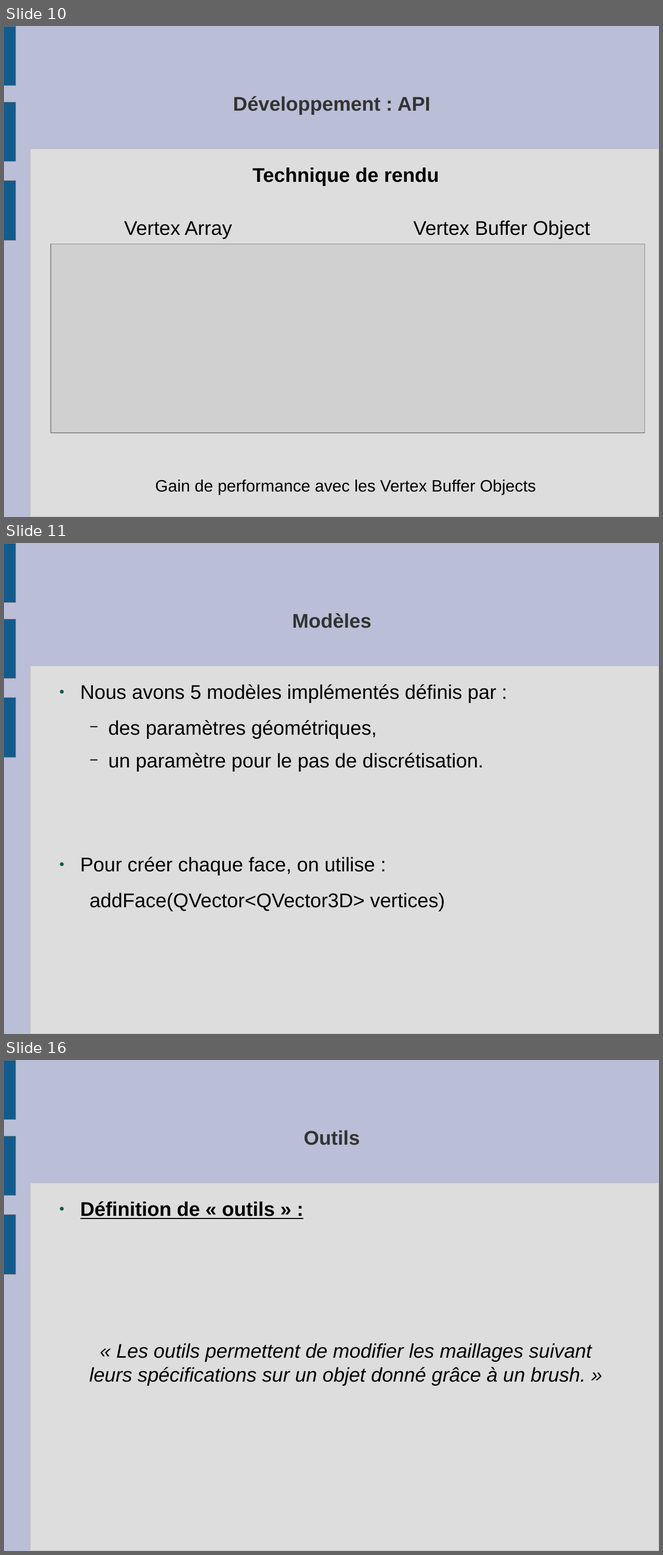
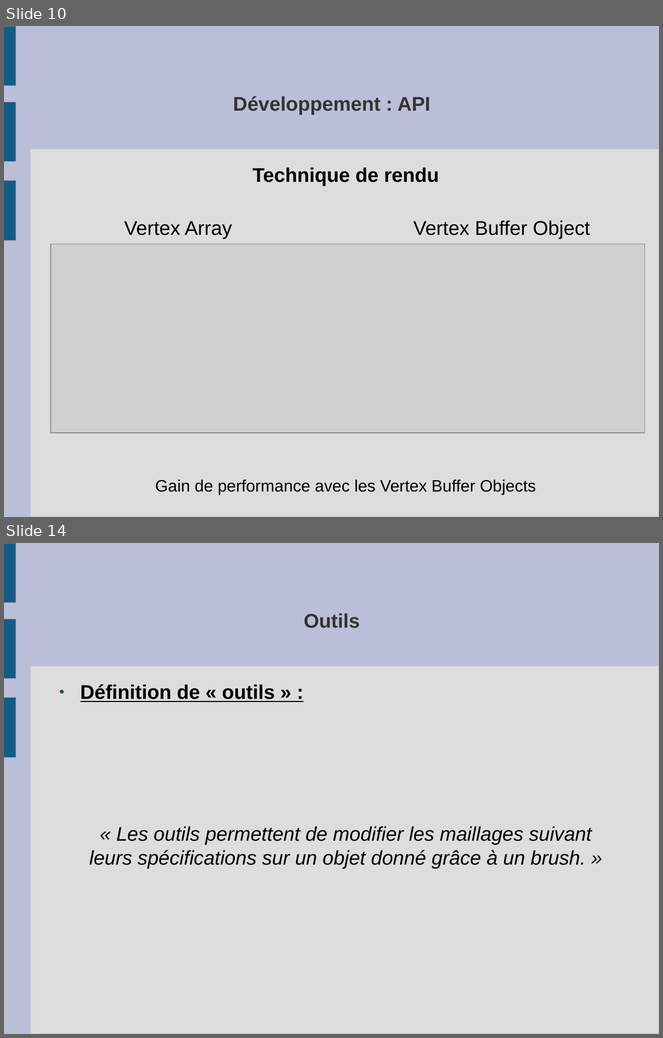
Before and after one commit to slvrgauthier/OpenSculpt, a slide deck: Documentation/Soutenance.odp. Shown one above the other, each under a label of ours: slides 10, 11 and 16 before the commit, slides 10 and 14 after it; the slides between them are not shown. The pictures are 663x1555 and 663x1038 pixels, drawn with LibreOffice and Linux fonts; fonts in the diff are those of the drawing; grey boxes stand for pictures. Boxes give left, top, right and bottom in pixels: in the first picture for what was removed or moved away, otherwise in the second. Text is boxed around its words. In the diff, an @@ line names an element or a change of style, - is before the commit and + after.

```diff
--- a/Documentation/Soutenance.odp
+++ b/Documentation/Soutenance.odp
@@ slide 11 removed at (4, 543, 659, 1034), background #BABED6; not listed: 4 template elements that a slide beside it also shows @@
@@ title removed at (292, 613, 371, 628) @@
-Modèles
@@ text removed at (80, 684, 496, 912) @@
-● Nous avons 5 modèles implémentés définis par :
-  − des paramètres géométriques,
-  − un paramètre pour le pas de discrétisation.
-● Pour créer chaque face, on utilise :
-  addFace(QVector<QVector3D> vertices)
@@ what was slide 16 is now slide 14 @@
```
Also in this commit, not shown: 6 slides changed, 2 other slides removed, 4 other files.
